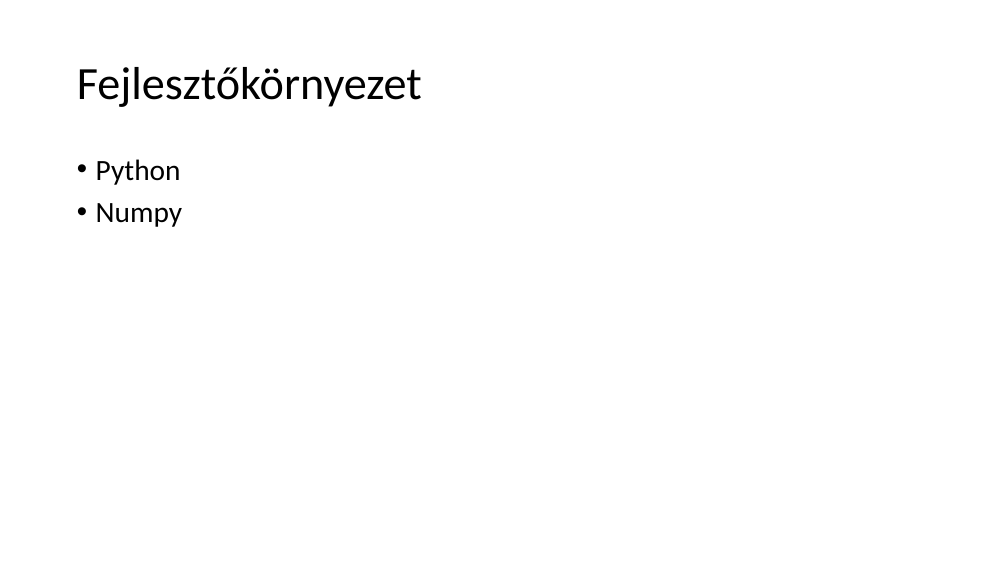
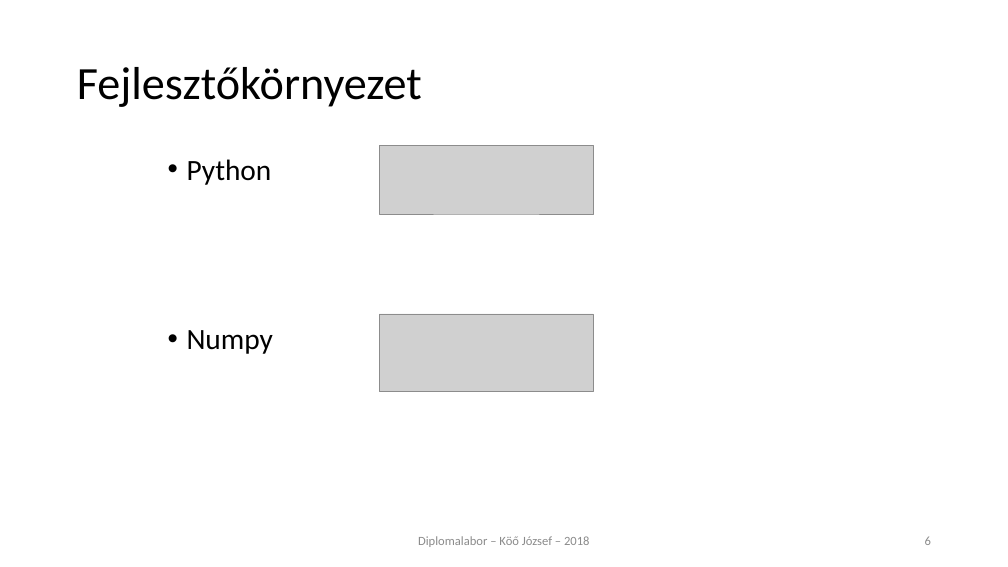
Before and after one commit to koojozsef/Szakdolgozat_PE, a slide deck: slide 6 of 01_doc/presentation_koo_jozsef.pptx. Drawn at 1008x567 pixels with LibreOffice and Linux fonts; fonts in the diff are those of the drawing; grey boxes stand for pictures. Boxes give left, top, right and bottom in pixels: in the first picture for what was removed or moved away, otherwise in the second. Text is boxed around its words. In the diff, an @@ line names an element or a change of style, - is before the commit and + after.

```diff
--- a/01_doc/presentation_koo_jozsef.pptx
+++ b/01_doc/presentation_koo_jozsef.pptx
@@ picture added at <box>379,146,593,214</box> @@
@@ text "Python" rewrapped from <box>96,159,182,227</box> to <box>187,159,273,354</box> @@
@@ picture added at <box>379,314,593,392</box> @@
@@ text added at <box>418,536,590,547</box>, 12 pt, text #8C8C8C @@
+Diplomalabor – Köő József – 2018
@@ page number added at <box>925,536,931,545</box>, 12 pt, text #8C8C8C @@
+6
```
Also in this commit, not shown: 15 other slides changed, 1 slide added, 1 slide removed.
